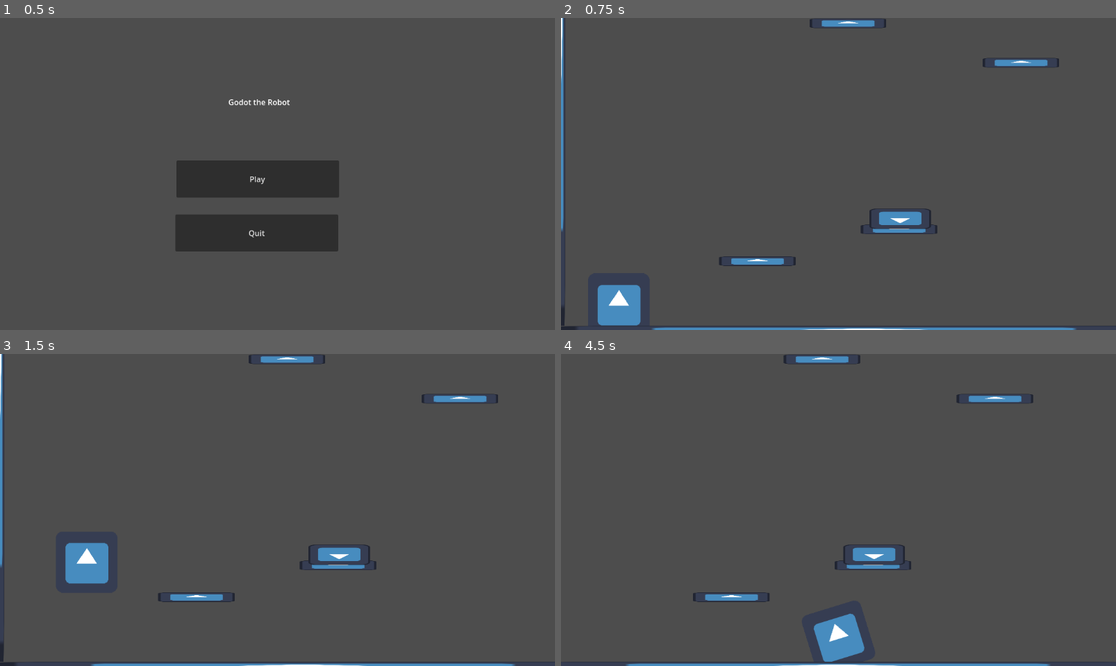
Above: before the commit, frames 1-4 (two rows, left to right).
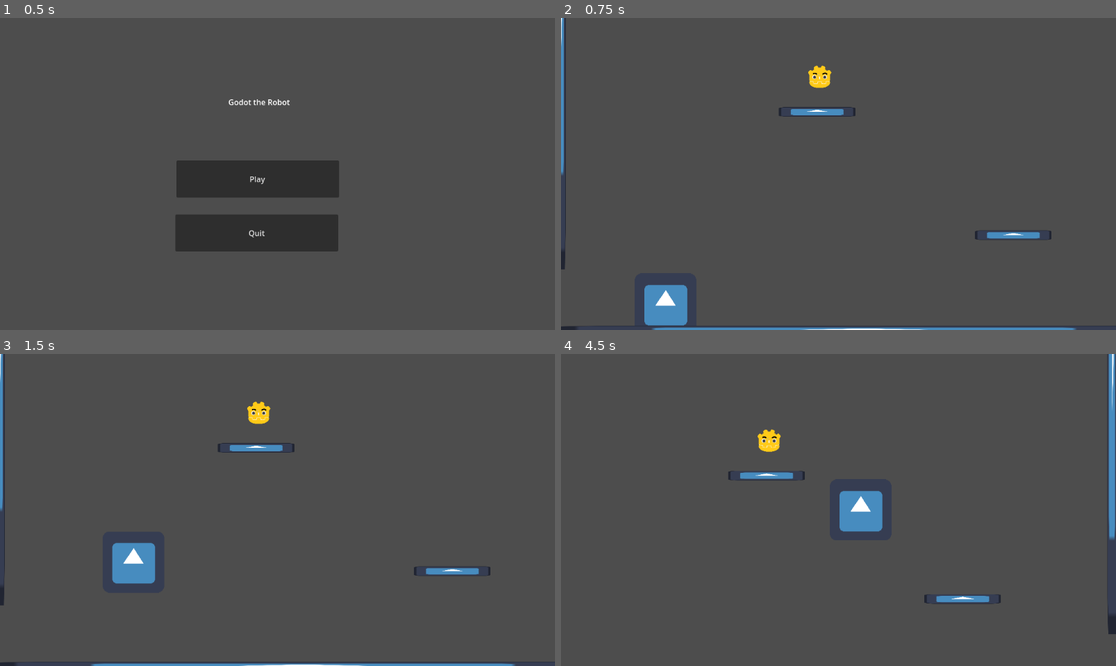
Above: after the commit, the same moments.

Repository: Gl13ch/testGame
Game: Godot game, scene res://main.tscn
The game is run twice, just before and just after one commit, with the same random seed, the same clock (stepped at 60 frames per second) and the same inputs. The engine's default icon, where the game draws it, is replaced by a stand-in: a white triangle on a blue panel in a dark square.
Inputs:
- Up to frame 1 (0.5 s): no input
- Up to frame 2 (0.75 s): click "Play" at 0.5 s
- Up to frame 3 (1.5 s): tap Enter (ui_accept) at 1.25 s; hold Right (ui_right) from 1.28 s (still down)
- Up to frame 4 (4.5 s): tap Enter (ui_accept) at 1.52, 2.27, 3.77 s; release Right (ui_right) at 2.78 s; hold Left (ui_left) 2.78-3.53 s; hold Right (ui_right) from 3.53 s (still down)

Frame 1 is identical in both runs. In frame 2, 4.7% of the frame differs, in the area x 0-90%, y 0-99%; in frame 3, 4.7%; in frame 4, 6.1%, in the area x 0-100%, y 0-100%.

Commit message:
Added level manager, modified levels
Level manager makes changing levels found in an array easier.

Also made levels 0 through 2 functional

Diff:
--- a/GodotYellowCoin.gd
+++ b/GodotYellowCoin.gd
@@ -7,7 +7,7 @@
 
 
 # Called every frame. 'delta' is the elapsed time since the previous frame.
-func _process(delta):
+func _process(_delta):
 	if has_overlapping_bodies() == true:
 		queue_free()
-		get_tree().change_scene_to_file("res://LevelTwo.tscn")
+		LevelManager.load_next_level()
--- /dev/null
+++ b/LevelManager.gd
@@ -0,0 +1,49 @@
+extends Node
+
+# List of levels
+var levels = [
+	"res://LevelZero.tscn",
+	"res://LevelOne.tscn",
+	"res://LevelTwo.tscn",
+	"res://LevelThree.tscn",
+	# Add as many levels as you have
+]
+
+var current_level_index = 0
+
+signal level_loaded(index)
+
+# Called when the node enters the scene tree for the first time.
+#func _ready():
+	# Optionally, load the first level at game start
+	#load_level(current_level_index)
+
+# Loads a level by its index
+func load_level(index):
+	if index >= 0 and index < levels.size():
+		var level_path = levels[index]
+		# Update current level index
+		current_level_index = index
+		# Actual scene loading
+		#var scene = load(level_path).instantiate()
+		get_tree().change_scene_to_file(level_path)
+		# Emit signal to notify other parts of the game
+		emit_signal("level_loaded", current_level_index)
+		# Optionally, remove the previous level from the scene tree
+		# This assumes there is a naming convention or way to identify the previous level node
+	else:
+		print("End of levels or invalid level index.")
+		# Handle end of levels or invalid index, e.g., loop to start or show game over
+		# loop_to_start() or show_game_over()
+
+func load_next_level():
+	load_level(current_level_index + 1)
+
+# Example function to loop back to the first level
+func loop_to_start():
+	load_level(0)
+
+# Example function to show game over screen or logic
+func show_game_over():
+	print("Game Over! Restarting...")
+	load_level(0)
--- a/LevelOne.tscn
+++ b/LevelOne.tscn
@@ -64,7 +64,7 @@
 texture = ExtResource("2_t8xm5")
 
 [node name="StaticBody2D2" type="StaticBody2D" parent="."]
-position = Vector2(645, 106)
+position = Vector2(115, 8)
 metadata/_edit_group_ = true
 
 [node name="CollisionShape2D" type="CollisionShape2D" parent="StaticBody2D2"]
@@ -76,8 +76,34 @@
 scale = Vector2(1.24219, 0.15625)
 texture = ExtResource("2_t8xm5")
 
+[node name="StaticBody2D3" type="StaticBody2D" parent="."]
+position = Vector2(455, 262)
+metadata/_edit_group_ = true
+
+[node name="CollisionShape2D" type="CollisionShape2D" parent="StaticBody2D3"]
+position = Vector2(-2.5, 0)
+shape = SubResource("RectangleShape2D_y12if")
+
+[node name="Sprite2D" type="Sprite2D" parent="StaticBody2D3"]
+position = Vector2(-2, 0)
+scale = Vector2(1.24219, 0.15625)
+texture = ExtResource("2_t8xm5")
+
+[node name="StaticBody2D4" type="StaticBody2D" parent="."]
+position = Vector2(919, 446)
+metadata/_edit_group_ = true
+
+[node name="CollisionShape2D" type="CollisionShape2D" parent="StaticBody2D4"]
+position = Vector2(-2.5, 0)
+shape = SubResource("RectangleShape2D_y12if")
+
+[node name="Sprite2D" type="Sprite2D" parent="StaticBody2D4"]
+position = Vector2(-2, 0)
+scale = Vector2(1.24219, 0.15625)
+texture = ExtResource("2_t8xm5")
+
 [node name="StaticBody2D5" type="StaticBody2D" parent="."]
-position = Vector2(900, -185)
+position = Vector2(946, -439)
 metadata/_edit_group_ = true
 
 [node name="CollisionShape2D" type="CollisionShape2D" parent="StaticBody2D5"]
@@ -89,21 +115,8 @@
 scale = Vector2(1.24219, 0.15625)
 texture = ExtResource("2_t8xm5")
 
-[node name="StaticBody2D3" type="StaticBody2D" parent="."]
-position = Vector2(875, 531)
-metadata/_edit_group_ = true
-
-[node name="CollisionShape2D" type="CollisionShape2D" parent="StaticBody2D3"]
-position = Vector2(-2.5, 0)
-shape = SubResource("RectangleShape2D_y12if")
-
-[node name="Sprite2D" type="Sprite2D" parent="StaticBody2D3"]
-position = Vector2(-2, 0)
-scale = Vector2(1.24219, 0.15625)
-texture = ExtResource("2_t8xm5")
-
 [node name="Platform" type="StaticBody2D" parent="."]
-position = Vector2(370, 389)
+position = Vector2(565, -218)
 metadata/_edit_group_ = true
 
 [node name="CollisionShape2D" type="CollisionShape2D" parent="Platform"]
@@ -116,7 +129,7 @@
 texture = ExtResource("2_t8xm5")
 
 [node name="GodotYellowCoin" type="Area2D" parent="."]
-position = Vector2(894, -240)
+position = Vector2(951, -506)
 scale = Vector2(0.5, 0.5)
 script = ExtResource("4_3d2sa")
 metadata/_edit_group_ = true
@@ -135,7 +148,7 @@
 target = Vector2(13, 576)
 
 [node name="Spikes" type="Area2D" parent="."]
-position = Vector2(308, 371)
+position = Vector2(646, 617)
 script = ExtResource("6_wce7p")
 
 [node name="CollisionPolygon2D" type="CollisionPolygon2D" parent="Spikes"]
--- /dev/null
+++ b/LevelZero.tscn
@@ -0,0 +1,108 @@
+[gd_scene load_steps=8 format=3 uid="uid://niaxoqpx6d8e"]
+
+[ext_resource type="PackedScene" uid="uid://depdcntyt0g68" path="res://godot_the_robot.tscn" id="1_g0xeo"]
+[ext_resource type="Texture2D" uid="uid://b7jx6sm42gvou" path="res://icon.svg" id="2_cdhvs"]
+[ext_resource type="Script" path="res://GodotYellowCoin.gd" id="3_jymum"]
+[ext_resource type="Texture2D" uid="uid://dj6vyribngqnb" path="res://godotYellow.png" id="4_2j43s"]
+[ext_resource type="PackedScene" uid="uid://b0imux73oevll" path="res://teleport.tscn" id="5_56wra"]
+
+[sub_resource type="RectangleShape2D" id="RectangleShape2D_y12if"]
+size = Vector2(160, 20)
+
+[sub_resource type="CircleShape2D" id="CircleShape2D_l17g7"]
+radius = 48.0104
+
+[node name="LevelOne" type="Node2D"]
+position = Vector2(-1, 1)
+
+[node name="GodotTheRobot2" parent="." instance=ExtResource("1_g0xeo")]
+position = Vector2(161, 576)
+
+[node name="StaticBody2D" type="StaticBody2D" parent="."]
+position = Vector2(589, 637)
+scale = Vector2(8, 1)
+metadata/_edit_group_ = true
+
+[node name="CollisionShape2D" type="CollisionShape2D" parent="StaticBody2D"]
+position = Vector2(-2.5, 0)
+shape = SubResource("RectangleShape2D_y12if")
+
+[node name="Sprite2D" type="Sprite2D" parent="StaticBody2D"]
+position = Vector2(-2, 0)
+scale = Vector2(1.24219, 0.15625)
+texture = ExtResource("2_cdhvs")
+
+[node name="StaticBody2D6" type="StaticBody2D" parent="."]
+position = Vector2(1193, -108)
+rotation = 1.5708
+scale = Vector2(8, 1)
+metadata/_edit_group_ = true
+
+[node name="CollisionShape2D" type="CollisionShape2D" parent="StaticBody2D6"]
+position = Vector2(-2.5, 0)
+shape = SubResource("RectangleShape2D_y12if")
+
+[node name="Sprite2D" type="Sprite2D" parent="StaticBody2D6"]
+position = Vector2(-2, 0)
+scale = Vector2(1.24219, 0.15625)
+texture = ExtResource("2_cdhvs")
+
+[node name="StaticBody2D7" type="StaticBody2D" parent="."]
+position = Vector2(-56, -110)
+rotation = 1.5708
+scale = Vector2(8, 1)
+metadata/_edit_group_ = true
+
+[node name="CollisionShape2D" type="CollisionShape2D" parent="StaticBody2D7"]
+position = Vector2(-2.5, 0)
+shape = SubResource("RectangleShape2D_y12if")
+
+[node name="Sprite2D" type="Sprite2D" parent="StaticBody2D7"]
+position = Vector2(-2, 0)
+scale = Vector2(1.24219, 0.15625)
+texture = ExtResource("2_cdhvs")
+
+[node name="StaticBody2D3" type="StaticBody2D" parent="."]
+position = Vector2(885, 439)
+metadata/_edit_group_ = true
+
+[node name="CollisionShape2D" type="CollisionShape2D" parent="StaticBody2D3"]
+position = Vector2(-2.5, 0)
+shape = SubResource("RectangleShape2D_y12if")
+
+[node name="Sprite2D" type="Sprite2D" parent="StaticBody2D3"]
+position = Vector2(-2, 0)
+scale = Vector2(1.24219, 0.15625)
+texture = ExtResource("2_cdhvs")
+
+[node name="Platform" type="StaticBody2D" parent="."]
+position = Vector2(477, 183)
+metadata/_edit_group_ = true
+
+[node name="CollisionShape2D" type="CollisionShape2D" parent="Platform"]
+position = Vector2(-1, 0)
+shape = SubResource("RectangleShape2D_y12if")
+
+[node name="Sprite2D" type="Sprite2D" parent="Platform"]
+position = Vector2(-1.25001, 0)
+scale = Vector2(1.24609, 0.15625)
+texture = ExtResource("2_cdhvs")
+
+[node name="GodotYellowCoin" type="Area2D" parent="."]
+position = Vector2(481, 110)
+scale = Vector2(0.5, 0.5)
+script = ExtResource("3_jymum")
+metadata/_edit_group_ = true
+
+[node name="Sprite2D" type="Sprite2D" parent="GodotYellowCoin"]
+texture = ExtResource("4_2j43s")
+
+[node name="CollisionShape2D" type="CollisionShape2D" parent="GodotYellowCoin"]
+position = Vector2(0, 2)
+shape = SubResource("CircleShape2D_l17g7")
+
+[node name="Teleport1" parent="." instance=ExtResource("5_56wra")]
+
+[node name="Teleport2" parent="." instance=ExtResource("5_56wra")]
+position = Vector2(1203, 568)
+target = Vector2(13, 576)
--- a/Spikes.gd
+++ b/Spikes.gd
@@ -7,7 +7,7 @@
 
 
 # Called every frame. 'delta' is the elapsed time since the previous frame.
-func _process(delta):
+func _process(_delta):
 	pass
 
 
--- a/Teleport1.gd
+++ b/Teleport1.gd
@@ -8,7 +8,7 @@
 
 
 # Called every frame. 'delta' is the elapsed time since the previous frame.
-func _process(delta):
+func _process(_delta):
 	pass
 
 
--- a/main.gd
+++ b/main.gd
@@ -7,4 +7,4 @@
 
 
 func _on_play_pressed():
-	get_tree().change_scene_to_file("res://LevelThree.tscn")
+	get_tree().change_scene_to_file("res://LevelZero.tscn")
--- a/project.godot
+++ b/project.godot
@@ -14,3 +14,7 @@
 run/main_scene="res://main.tscn"
 config/features=PackedStringArray("4.2", "Forward Plus")
 config/icon="res://icon.svg"
+
+[autoload]
+
+LevelManager="*res://LevelManager.gd"
